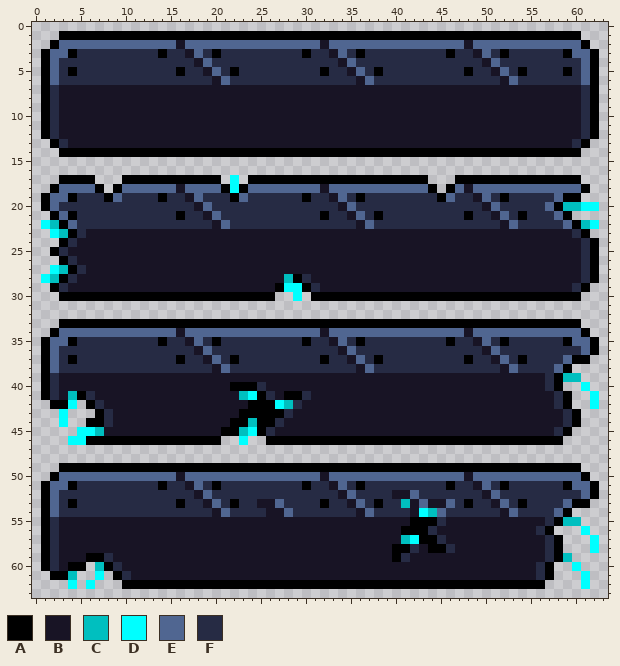
A pixel-art file gets an edit: 磁力2d横版/tileset/platfrom.aseprite. Above, as it was before the edit.
64x64 pixels, 1 frame.
Palette (. is transparent): A #000000  B #181425  C #00bfbf  D #00ffff  E #506691  F #262b44
Pixels before, first column x 1:
 1 ..AAAAAAAAAAAAAAAAAAAAAAAAAAAAAAAAAAAAAAAAAAAAAAAAAAAAAAAAAA..
 2 .AEEEEEEEEEEEEEBEEEEEEEEEEEEEEEBEEEEEEEEEEEEEEEBEEEEEEEEEEEEA.
 3 AEEAFFFFFFFFFAFFBEFAFFFFFFFFFAFFBEFAFFFFFFFFFAFFBEFAFFFFFFAEEA
 4 AEFFFFFFFFFFFFFFFBEFFFFFFFFFFFFFFBEFFFFFFFFFFFFFFBEFFFFFFFFFEA
 5 AEFAFFFFFFFFFFFAFFBEFAFFFFFFFFFAFFBEFAFFFFFFFFFAFFBEFAFFFFAFEA
 6 AEFFFFFFFFFFFFFFFFFBEFFFFFFFFFFFFFFBEFFFFFFFFFFFFFFBEFFFFFFFEA
 7 AFBBBBBBBBBBBBBBBBBBBBBBBBBBBBBBBBBBBBBBBBBBBBBBBBBBBBBBBBBBFA
 8 AFBBBBBBBBBBBBBBBBBBBBBBBBBBBBBBBBBBBBBBBBBBBBBBBBBBBBBBBBBBFA
 9 AFBBBBBBBBBBBBBBBBBBBBBBBBBBBBBBBBBBBBBBBBBBBBBBBBBBBBBBBBBBFA
10 AFBBBBBBBBBBBBBBBBBBBBBBBBBBBBBBBBBBBBBBBBBBBBBBBBBBBBBBBBBBFA
11 AFBBBBBBBBBBBBBBBBBBBBBBBBBBBBBBBBBBBBBBBBBBBBBBBBBBBBBBBBBBFA
12 AFBBBBBBBBBBBBBBBBBBBBBBBBBBBBBBBBBBBBBBBBBBBBBBBBBBBBBBBBBBFA
13 .AFBBBBBBBBBBBBBBBBBBBBBBBBBBBBBBBBBBBBBBBBBBBBBBBBBBBBBBBBFA.
14 ..AAAAAAAAAAAAAAAAAAAAAAAAAAAAAAAAAAAAAAAAAAAAAAAAAAAAAAAAAA..
15 ..............................................................
16 ..............................................................
17 ..AAAA...AAAAAAAAAAA.D.AAAAAAAAAAAAAAAAAAAA...AAAAAAAAAAAAAA..
18 .AEEEEA.AEEEEEEBEEEEADAEEEEEEEEBEEEEEEEEEEEA.AEBEEEEEEEEEEEEA.
19 AEEAFFFAEFFFFAFFBEFFFAEFFFFFFAFFBEFAFFFFFFFFAEFFBEFAFFFFFEAA..
20 AEFFFFFFFFFFFFFFFBEFFFFFFFFFFFFFFBEFFFFFFFFFFFFFFBEFFFFFEACCDD
21 .AEAFFFFFFFFFFFAFFBEFFFFFFFFFFFAFFBEFAFFFFFFFFFAFFBEFAFFFEA...
22 DCAEFFFFFFFFFFFFFFFBEFFFFFFFFFFFFFFBEFFFFFFFFFFFFFFBEFFFFFEACD
23 .DCAFBBBBBBBBBBBBBBBBBBBBBBBBBBBBBBBBBBBBBBBBBBBBBBBBBBBBBBFA.
24 ..AFBBBBBBBBBBBBBBBBBBBBBBBBBBBBBBBBBBBBBBBBBBBBBBBBBBBBBBBBFA
25 .AFBBBBBBBBBBBBBBBBBBBBBBBBBBBBBBBBBBBBBBBBBBBBBBBBBBBBBBBBBFA
26 ..AFBBBBBBBBBBBBBBBBBBBBBBBBBBBBBBBBBBBBBBBBBBBBBBBBBBBBBBBBFA
27 .DCAFBBBBBBBBBBBBBBBBBBBBBBBBBBBBBBBBBBBBBBBBBBBBBBBBBBBBBBBFA
28 DCAFBBBBBBBBBBBBBBBBBBBBBBBCAFBBBBBBBBBBBBBBBBBBBBBBBBBBBBBBFA
29 .AFBBBBBBBBBBBBBBBBBBBBBBBADDAFBBBBBBBBBBBBBBBBBBBBBBBBBBBBFA.
30 ..AAAAAAAAAAAAAAAAAAAAAAAA..D.AAAAAAAAAAAAAAAAAAAAAAAAAAAAAA..
31 ..............................................................
32 ..............................................................
33 ..AAAAAAAAAAAAAAAAAAAAAAAAAAAAAAAAAAAAAAAAAAAAAAAAAAAAAAAAAA..
34 .AEEEEEEEEEEEEEBEEEEEEEEEEEEEEEBEEEEEEEEEEEEEEEBEEEEEEEEEEEEA.
35 AEEAFFFFFFFFFAFFBEFAFFFFFFFFFAFFBEFAFFFFFFFFFAFFBEFAFFFFFFAEEA
36 AEFFFFFFFFFFFFFFFBEFFFFFFFFFFFFFFBEFFFFFFFFFFFFFFBEFFFFFFFFFEA
37 AEFAFFFFFFFFFFFAFFBEFAFFFFFFFFFAFFBEFAFFFFFFFFFAFFBEFAFFFFEAA.
38 AEFFFFFFFFFFFFFFFFFBEFFFFFFFFFFFFFFBEFFFFFFFFFFFFFFBEFFFFEA...
39 AFBBBBBBBBBBBBBBBBBBBBBBBBBBBBBBBBBBBBBBBBBBBBBBBBBBBBBBFACC..
40 AFBBBBBBBBBBBBBBBBBBBAAAFBBBBBBBBBBBBBBBBBBBBBBBBBBBBBBBFA..D.
41 AFBCAFBBBBBBBBBBBBBBBBCDAFBAAFBBBBBBBBBBBBBBBBBBBBBBBBBBBFA..D
42 .AAD.AFBBBBBBBBBBBBBBBBAAADCFBBBBBBBBBBBBBBBBBBBBBBBBBBBBFA..D
43 ..D...AFBBBBBBBBBBBBBBAAAAAFBBBBBBBBBBBBBBBBBBBBBBBBBBBBBBFA..
44 ..D..AAFBBBBBBBBBBBBBAACAAFBBBBBBBBBBBBBBBBBBBBBBBBBBBBBBBFA..
45 ....DDCBBBBBBBBBBBBBAACDAFBBBBBBBBBBBBBBBBBBBBBBBBBBBBBBBFA...
46 ...DDAAAAAAAAAAAAAAA..D..AAAAAAAAAAAAAAAAAAAAAAAAAAAAAAAAA....
47 ..............................................................
48 ..............................................................
49 ..AAAAAAAAAAAAAAAAAAAAAAAAAAAAAAAAAAAAAAAAAAAAAAAAAAAAAAAAAA..
50 .AEEEEEEEEEEEEEBEEEEEEEEEEEEEEEBEEEEEEEEEEEEEEEBEEEEEEEEEEEEA.
51 AEEAFFFFFFFFFAFFBEFAFFFFFFFFFAFFBEFAFFFFFFFFFAFFBEFAFFFFFFAEEA
52 AEFFFFFFFFFFFFFFFBEFFFFFFFFFFFFFFBEFFFFBBEFFFFFFFBEFFFFFFFFFEA
53 AEFAFFFFFFFFFFFAFFBEFAFFBBEFFFFAFFBEFAFFCBEBBEFAFFBEFAFFFFEAA.
54 AEFFFFFFFFFFFFFFFFFBEFFFFBBEFFFFFFFBEFFFFBDCEFFFFFFBEFFFFEA...
55 AFBBBBBBBBBBBBBBBBBBBBBBBBBBBBBBBBBBBBBBBAAAFBBBBBBBBBBBFACC..
56 AFBBBBBBBBBBBBBBBBBBBBBBBBBBBBBBBBBBBBBBAAAFBBBBBBBBBBBFA...D.
57 AFBBBBBBBBBBBBBBBBBBBBBBBBBBBBBBBBBBBBBBCDAAFBBBBBBBBBBBFA...D
58 AFBBBBBBBBBBBBBBBBBBBBBBBBBBBBBBBBBBBBBAAFBAAFBBBBBBBBBBFA...D
59 AFBBBAAFBBBBBBBBBBBBBBBBBBBBBBBBBBBBBBBAFBBBBBBBBBBBBBBBFAC...
60 AFBAA.CAFBBBBBBBBBBBBBBBBBBBBBBBBBBBBBBBBBBBBBBBBBBBBBBFA..D..
61 .AAC..D.AFBBBBBBBBBBBBBBBBBBBBBBBBBBBBBBBBBBBBBBBBBBBBBFA...D.
62 ...D.D...AAAAAAAAAAAAAAAAAAAAAAAAAAAAAAAAAAAAAAAAAAAAAAA....D.
After the commit:
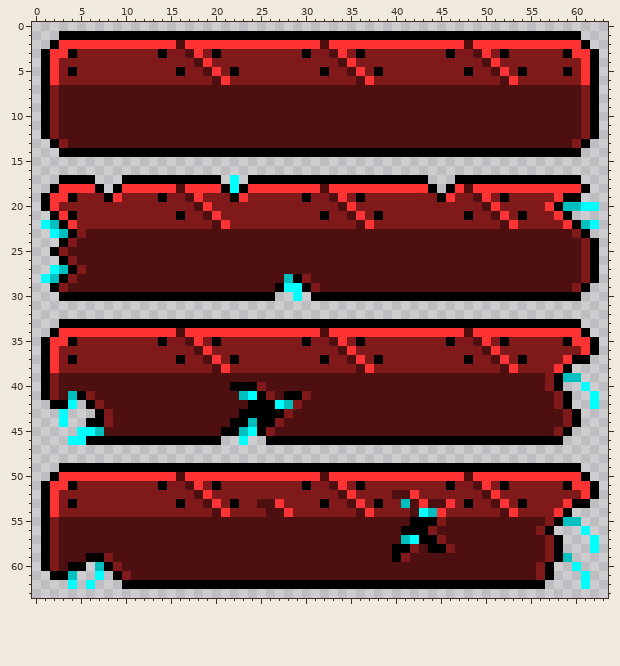
The edit:
layer "non" added
layer "blue" added
layer "red" added
layer "Layer 1" removed
colour B: #181425 -> #4d0f0f
colour E: #506691 -> #ff3333
colour F: #262b44 -> #801919
Changed places in both pictures, as pixel boxes (x1, y1, x2, y2):
changed: (50, 40, 590, 148)
changed: (50, 184, 590, 292)
changed: (50, 328, 590, 580)
